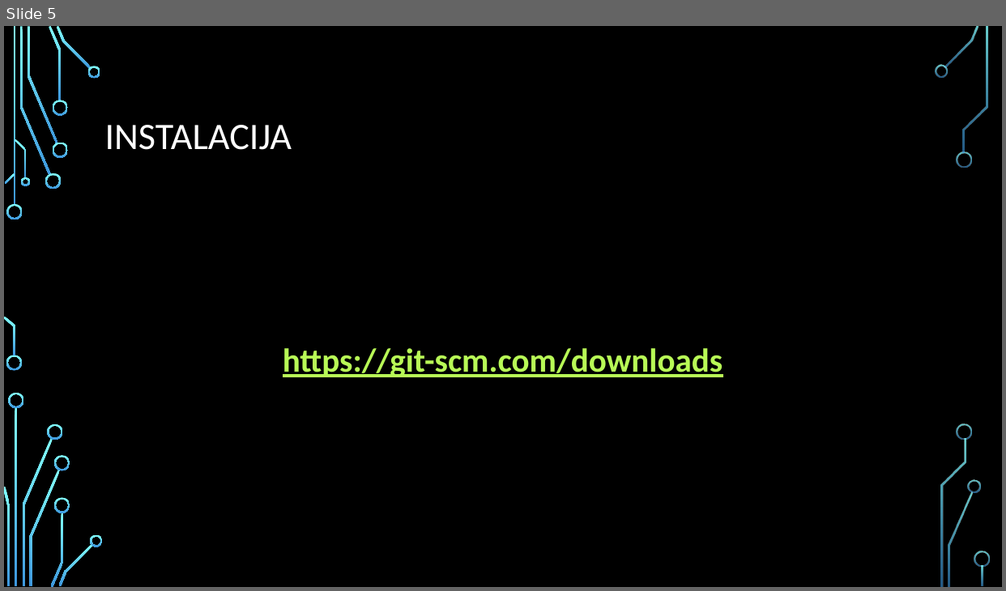
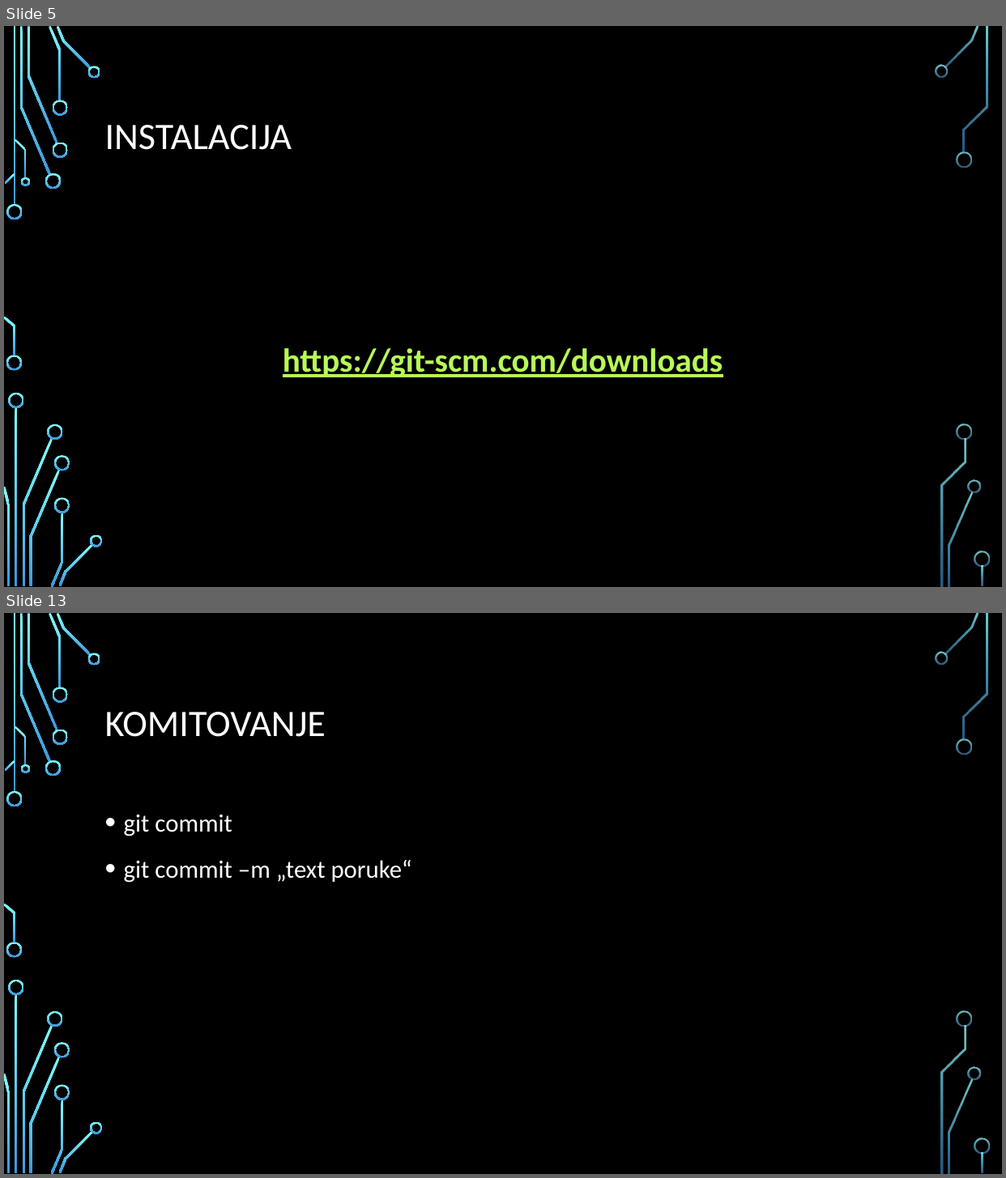
Before and after one commit to MihajloMilojevic/Sekcija, a slide deck: Git i github.pptx. Shown one above the other, each under a label of ours: slide 5 before the commit, slides 5 and 13 after it; the slides between them are not shown. The pictures are 1006x591 and 1006x1178 pixels, drawn with LibreOffice and Linux fonts; fonts in the diff are those of the drawing; background and template pictures are left out. Boxes give left, top, right and bottom in pixels: in the first picture for what was removed or moved away, otherwise in the second. Text is boxed around its words. In the diff, an @@ line names an element or a change of style, - is before the commit and + after.

```diff
--- a/Git i github.pptx
+++ b/Git i github.pptx
@@ slide 13 added at (4, 613, 1002, 1174), background picture (left out); not listed: 36 template elements that a slide beside it also shows @@
@@ title added at (105, 712, 326, 737), 36 pt, text #FFFFFF @@
+KOMITOVANJE
@@ text added at (124, 815, 412, 883), 24 pt, text #FFFFFF @@
+• git commit
+• git commit –m „text poruke“
```
Also in this commit, not shown: 25 other slides added.
